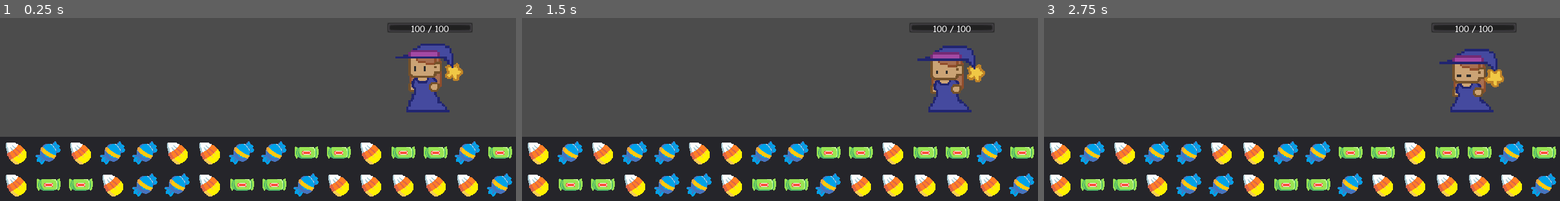
Above: before the commit, frames 1-3 (left to right).
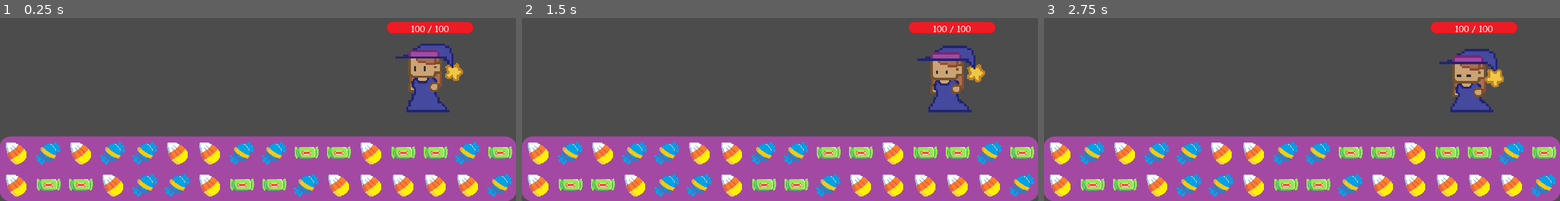
Above: after the commit, the same moments.

Repository: ShatReal/paint-jam-long
Game: Godot game, scene res://scenes/battle/battle.tscn
The game is run twice, just before and just after one commit, with the same random seed, the same clock (stepped at 60 frames per second) and the same inputs. This scene is started directly instead of the project's main scene. The engine's default icon, where the game draws it, is replaced by a stand-in: a white triangle on a blue panel in a dark square.
Inputs (mouse positions are in pixels of both pictures, inside the frame that each line leads up to):
- Up to frame 1 (0.25 s): no input
- Up to frame 2 (1.5 s): move the mouse to (893, 41) at 0.52 s; press the mouse at (893, 41) at 0.53 s; hold D (right) 0.53-1.28 s; move the mouse to (676, 71) at 1.27 s; release the mouse at (676, 71) at 1.28 s; hold S (down) from 1.28 s (still down); tap Space (interact) at 1.35 s
- Up to frame 3 (2.75 s): move the mouse to (outside the picture) at 2.02 s; release S (down) at 2.03 s; hold D (right) from 2.03 s (still down); hold Right mouse button (right_click) from 2.03 s (still down)

The runs differ from the first frame. In frame 1, 26% of the frame differs, in the area x 0-100%, y 2-100%; in frame 2, 26%; in frame 3, 26%.

Commit message:
Fixed some bugs

Diff:
--- a/scenes/battle/battle.gd
+++ b/scenes/battle/battle.gd
@@ -104,7 +104,7 @@
 		$Battlers.add_child(e)
 		e.position = $Battlers.get_child(i).position
 		e.connect("target_selected", self, "_on_target_selected")
-		e.connect("died", self, "_on_battler_died")
+		e.connect("died", self, "_on_battler_died", [], CONNECT_DEFERRED)
 		e.get_node("Target").group = bg
 	if $Battlers.get_child_count() > 4:
 		$Battlers.get_child(_target).set_target()
@@ -118,14 +118,13 @@
 	if battler.name == "Witch":
 		_change_state(OVER)
 	else:
-		battler.queue_free()
-		if $Battlers.get_child_count() == 5:
+		battler.free()
+		if $Battlers.get_child_count() == 4:
 			_won = true
 			_change_state(OVER)
 		else:
 # warning-ignore:narrowing_conversion
-			yield(get_tree(), "idle_frame")
-			_target = clamp(_target, 4, $Battlers.get_child_count())
+			_target = clamp(_target, 4, $Battlers.get_child_count() - 1)
 			$Battlers.get_child(_target).set_target()
 
 
@@ -196,38 +195,23 @@
 		WAIT:
 			pass
 		PLAYER:
-			$SpellShoot.play()
-#			if _spell_queue[0][0] == 2:
-#				_player.change_health(_player.skills[_spell_queue[0][0] * 3 +\
-#				_spell_queue[0][1]] * _player.attack)
-#				var change := _Change.instance()
-#				change.text = str(_player.skills[_spell_queue[0][0] * 3 +\
-#				_spell_queue[0][1]] * _player.attack)
-#				add_child(change)
-#				change.rect_global_position = _player.global_position - Vector2(0, 100)
-#				yield(_player, "anim_finished")
-#			else:
 			if _target >= $Battlers.get_child_count():
 				return
-			$Battlers.get_child(_target).change_health(_player.skills\
+			$SpellShoot.play()
+			var target := $Battlers.get_child(_target)
+			var spell := _Spell.instance()
+			add_child(spell)
+			spell.cast(_spell_queue[0][0], _player.global_position\
+			- Vector2(0, 32), target.global_position - Vector2(0, 32), 1.0)
+			yield(spell, "tween_all_completed")
+			target.change_health(_player.skills\
 			[_spell_queue[0][0] * 3 + _spell_queue[0][1]] * _player.attack)
 			var change := _Change.instance()
 			add_child(change)
 			change.text = str(_player.skills[_spell_queue[0][0] * 3 +\
 			_spell_queue[0][1]] * _player.attack)
-			change.rect_global_position = $Battlers.get_child(_target).global_position - Vector2(0, 100)
-			var spell := _Spell.instance()
-			add_child(spell)
-			spell.get_child(0).interpolate_property(
-				spell,
-				"global_position",
-				_player.global_position - Vector2(0, 32),
-				$Battlers.get_child(_target).global_position - Vector2(0, 32),
-				1.0
-			)
-			spell.get_child(0).start()
-			yield($Battlers.get_child(_target), "anim_finished")
-			spell.queue_free()
+			change.rect_global_position = target.global_position - Vector2(0, 100)
+			yield(target, "anim_finished")
 			_spell_queue.remove(0)
 			_change_state(ENEMY)
 		ENEMY:
--- a/scenes/battle/battle.tscn
+++ b/scenes/battle/battle.tscn
@@ -1,9 +1,21 @@
-[gd_scene load_steps=5 format=2]
+[gd_scene load_steps=9 format=2]
 
 [ext_resource path="res://scenes/battle/battlers/witch/witch.tscn" type="PackedScene" id=1]
 [ext_resource path="res://scenes/battle/BlockMatch.wav" type="AudioStream" id=2]
 [ext_resource path="res://scenes/battle/SpellShoot.wav" type="AudioStream" id=3]
+[ext_resource path="res://fonts/COMIC.TTF" type="DynamicFontData" id=4]
 [ext_resource path="res://scenes/battle/battle.gd" type="Script" id=5]
+[ext_resource path="res://scenes/main_menu/main_menu.tres" type="Theme" id=6]
+
+[sub_resource type="StyleBoxFlat" id=1]
+bg_color = Color( 0.639216, 0.286275, 0.643137, 1 )
+corner_radius_top_left = 10
+corner_radius_top_right = 10
+corner_radius_bottom_right = 10
+corner_radius_bottom_left = 10
+
+[sub_resource type="DynamicFont" id=2]
+font_data = ExtResource( 4 )
 
 [node name="Battle" type="Node"]
 script = ExtResource( 5 )
@@ -14,6 +26,7 @@
 anchor_bottom = 1.0
 margin_top = -60.0
 rect_min_size = Vector2( 480, 60 )
+custom_styles/panel = SubResource( 1 )
 __meta__ = {
 "_edit_lock_": true,
 "_edit_use_anchors_": false
@@ -49,37 +62,45 @@
 position = Vector2( 80, 0 )
 
 [node name="1" type="Position2D" parent="Battlers"]
-position = Vector2( 160, 0 )
+position = Vector2( 170, 0 )
 
 [node name="2" type="Position2D" parent="Battlers"]
-position = Vector2( 240, 0 )
+position = Vector2( 260, 0 )
 
 [node name="Witch" parent="Battlers" instance=ExtResource( 1 )]
 position = Vector2( 400, 0 )
 
 [node name="Over" type="PopupPanel" parent="."]
+visible = true
 margin_right = 8.0
 margin_bottom = 8.0
+theme = ExtResource( 6 )
+custom_styles/panel = SubResource( 1 )
 popup_exclusive = true
+__meta__ = {
+"_edit_use_anchors_": false
+}
 
 [node name="VBoxContainer" type="VBoxContainer" parent="Over"]
 margin_left = 4.0
 margin_top = 4.0
-margin_right = 59.0
-margin_bottom = 42.0
+margin_right = 66.0
+margin_bottom = 60.0
 __meta__ = {
 "_edit_use_anchors_": false
 }
 
 [node name="Label" type="Label" parent="Over/VBoxContainer"]
-margin_right = 55.0
-margin_bottom = 14.0
+margin_right = 62.0
+margin_bottom = 23.0
+custom_fonts/font = SubResource( 2 )
 text = "You win?"
 
 [node name="Back" type="Button" parent="Over/VBoxContainer"]
-margin_top = 18.0
-margin_right = 55.0
-margin_bottom = 38.0
+margin_top = 27.0
+margin_right = 62.0
+margin_bottom = 50.0
+custom_fonts/font = SubResource( 2 )
 text = "Back"
 
 [node name="BlockMatch" type="AudioStreamPlayer" parent="."]
--- a/scenes/battle/battlers/battler.tscn
+++ b/scenes/battle/battlers/battler.tscn
@@ -1,9 +1,23 @@
-[gd_scene load_steps=9 format=2]
+[gd_scene load_steps=11 format=2]
 
 [ext_resource path="res://scenes/battle/battlers/battler.gd" type="Script" id=1]
 [ext_resource path="res://fonts/COMIC.TTF" type="DynamicFontData" id=2]
 [ext_resource path="res://scenes/battle/battlers/target.png" type="Texture" id=3]
 [ext_resource path="res://scenes/battle/battlers/blank.png" type="Texture" id=4]
+
+[sub_resource type="StyleBoxFlat" id=5]
+bg_color = Color( 0.929412, 0.109804, 0.141176, 1 )
+corner_radius_top_left = 10
+corner_radius_top_right = 10
+corner_radius_bottom_right = 10
+corner_radius_bottom_left = 10
+
+[sub_resource type="StyleBoxFlat" id=6]
+bg_color = Color( 0.533333, 0, 0.0823529, 1 )
+corner_radius_top_left = 10
+corner_radius_top_right = 10
+corner_radius_bottom_right = 10
+corner_radius_bottom_left = 10
 
 [sub_resource type="DynamicFont" id=1]
 
@@ -48,6 +62,8 @@
 margin_right = 80.0
 margin_bottom = 10.0
 rect_min_size = Vector2( 80, 10 )
+custom_styles/fg = SubResource( 5 )
+custom_styles/bg = SubResource( 6 )
 custom_fonts/font = SubResource( 1 )
 percent_visible = false
 __meta__ = {
--- /dev/null
+++ b/scenes/battle/spells/spell.gd
@@ -0,0 +1,21 @@
+extends AnimatedSprite
+
+
+signal tween_all_completed
+
+
+func cast(i: int, start: Vector2, end: Vector2, time: float) -> void:
+	play(str(i))
+	$Tween.interpolate_property(
+		self,
+		"global_position",
+		start,
+		end,
+		time
+	)
+	$Tween.start()
+
+
+func _on_Tween_tween_all_completed() -> void:
+	emit_signal("tween_all_completed")
+	queue_free()
--- a/scenes/battle/spells/spell.tscn
+++ b/scenes/battle/spells/spell.tscn
@@ -6,6 +6,7 @@
 [ext_resource path="res://scenes/battle/spells/006.png" type="Texture" id=4]
 [ext_resource path="res://scenes/battle/spells/007.png" type="Texture" id=5]
 [ext_resource path="res://scenes/battle/spells/003.png" type="Texture" id=6]
+[ext_resource path="res://scenes/battle/spells/spell.gd" type="Script" id=7]
 
 [sub_resource type="SpriteFrames" id=1]
 animations = [ {
@@ -29,5 +30,8 @@
 frames = SubResource( 1 )
 animation = "0"
 flip_h = true
+script = ExtResource( 7 )
 
 [node name="Tween" type="Tween" parent="."]
+
+[connection signal="tween_all_completed" from="Tween" to="." method="_on_Tween_tween_all_completed"]
Not shown: 1 places in scenes/battle/spells/spell.tscn that only renumber resources
